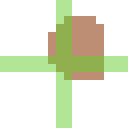
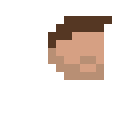
Revision of a layered 128x128 image; what changed, layer by layer:
hid "Centre" over [0, 0, 128, 128]
showed "hair" over [48, 16, 112, 80]
showed "Head" over [48, 16, 104, 80]
hid "test" over [48, 16, 104, 80]
